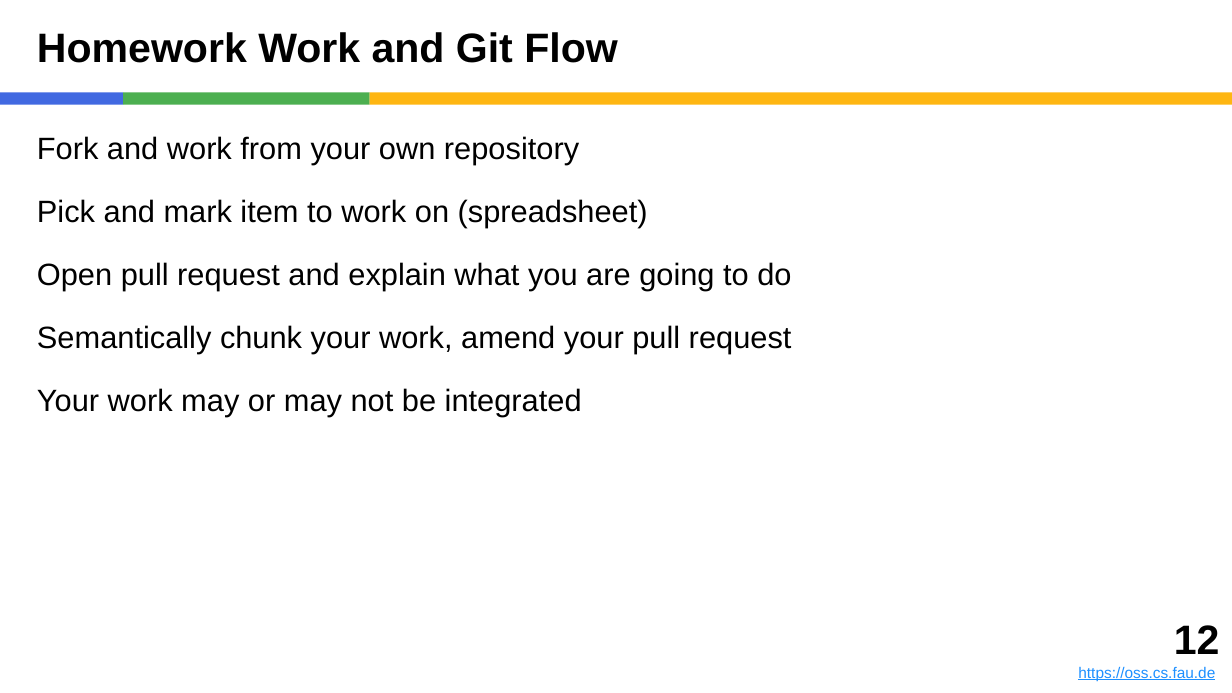
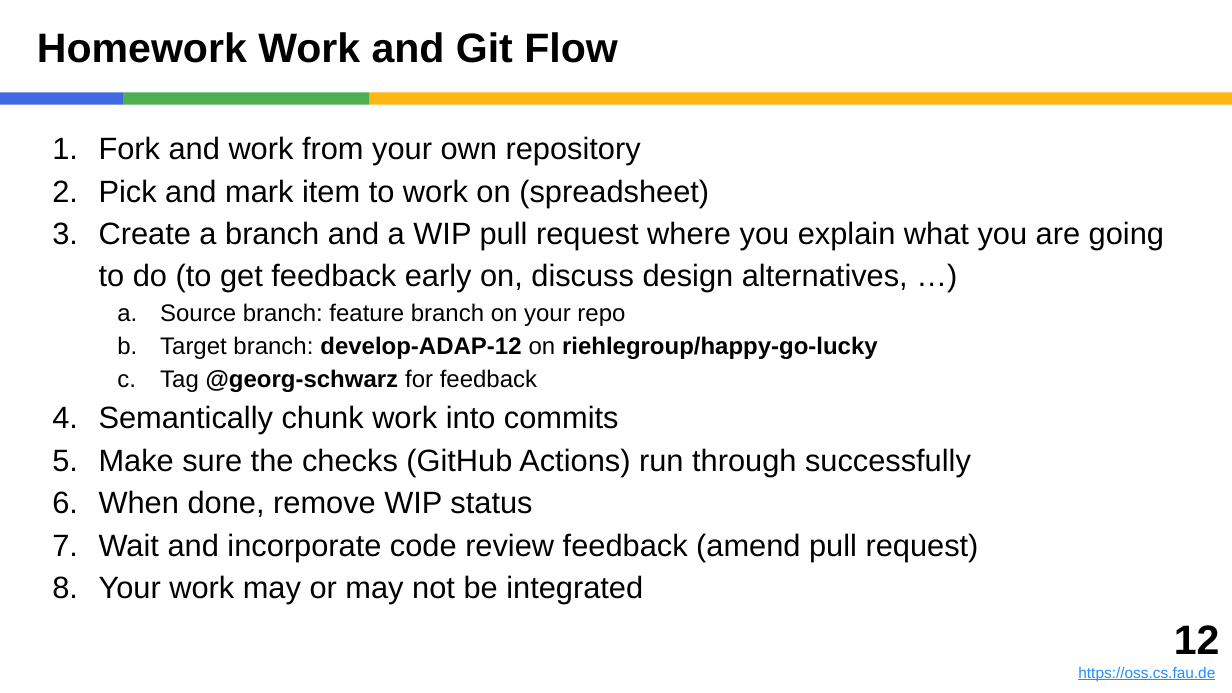
Before and after one commit to dirkriehle/adap-course, a slide deck: slide 12 of Lecture slides/ADAP C01 - Happy Go Lucky Intro.pptx. Drawn at 1232x693 pixels with LibreOffice and Linux fonts; fonts in the diff are those of the drawing. Boxes give left, top, right and bottom in pixels: in the first picture for what was removed or moved away, otherwise in the second. Text is boxed around its words. In the diff, an @@ line names an element or a change of style, - is before the commit and + after.

```diff
--- a/Lecture slides/ADAP C01 - Happy Go Lucky Intro.pptx
+++ b/Lecture slides/ADAP C01 - Happy Go Lucky Intro.pptx
@@ text at [99, 136, 709, 604]: bullet none to 1.; less space between paragraphs @@
@@ text at [99, 221, 1164, 561]: text changed @@
-Open pull request and explain what you are going to do
-Semantically chunk your work, amend your pull request
+3. Create a branch and a WIP pull request where you explain what you are going to do (to get feedback early on, discuss design alternatives, …)
+  a. Source branch: feature branch on your repo
+  b. Target branch: develop-ADAP-12 on riehlegroup/happy-go-lucky
+  c. Tag @georg-schwarz for feedback
+4. Semantically chunk work into commits
+5. Make sure the checks (GitHub Actions) run through successfully
+6. When done, remove WIP status
+7. Wait and incorporate code review feedback (amend pull request)
```
Also in this commit, not shown: 3 other slides changed, 1 other file.
